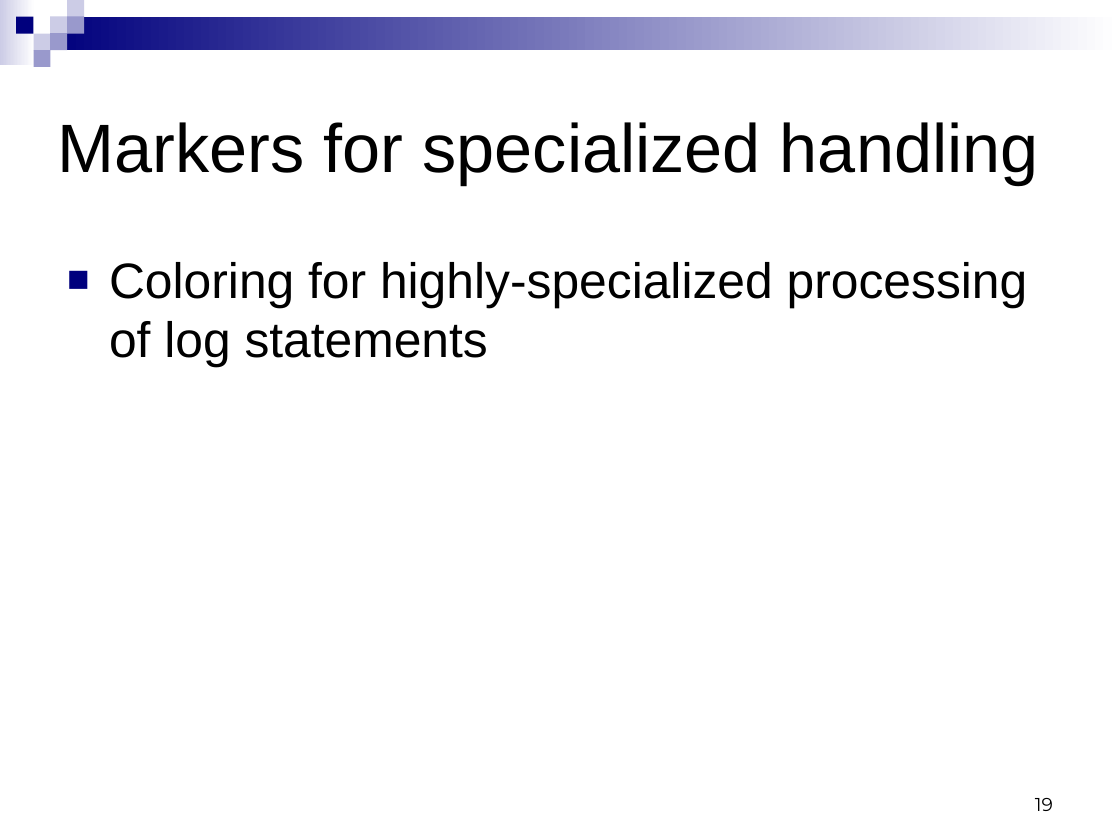
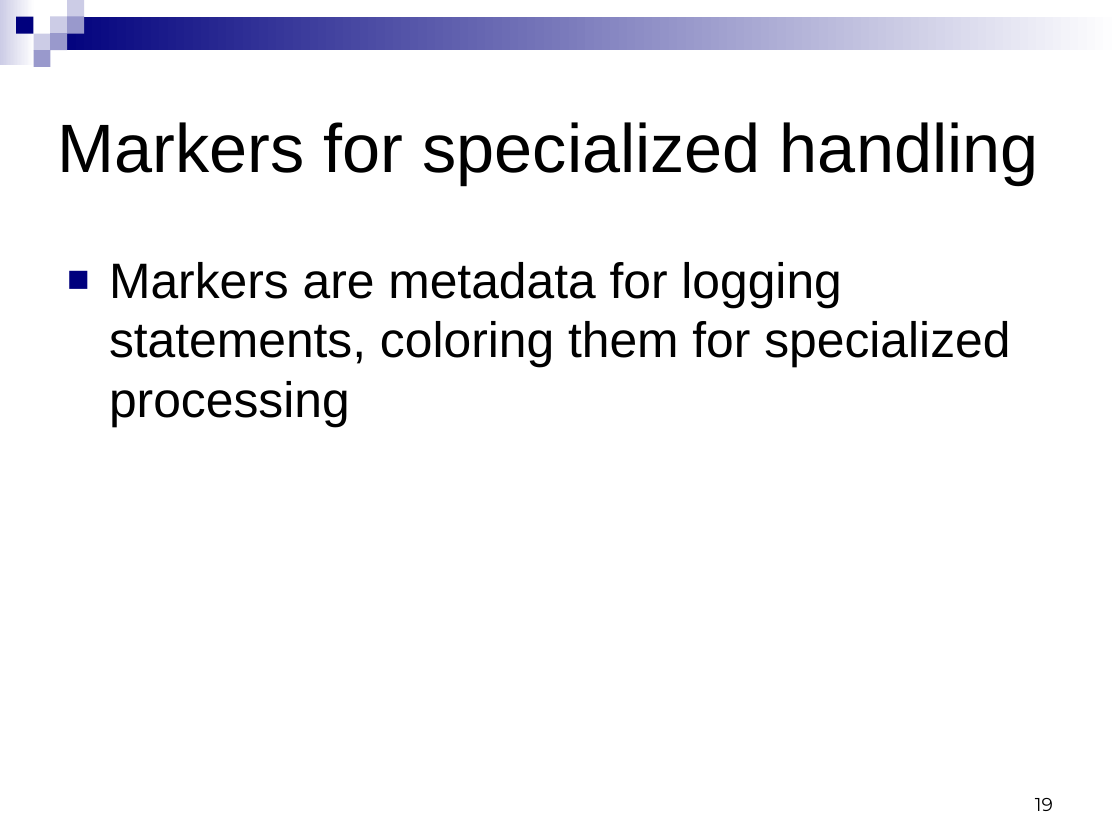
Before and after one commit to qos-ch/logback, a slide deck: slide 19 of logback-site/src/site/resources/logback.ppt. Drawn at 1120x840 pixels with LibreOffice and Linux fonts; fonts in the diff are those of the drawing. Boxes give left, top, right and bottom in pixels: in the first picture for what was removed or moved away, otherwise in the second. Text is boxed around its words. In the diff, an @@ line names an element or a change of style, - is before the commit and + after.

```diff
--- a/logback-site/src/site/resources/logback.ppt
+++ b/logback-site/src/site/resources/logback.ppt
@@ text at bbox=[109, 262, 1010, 428]: text changed @@
-■ Coloring for highly-specialized processing of log statements
+■ Markers are metadata for logging statements, coloring them for specialized processing
```
Also in this commit, not shown: 10 other slides changed, 2 slides added.
